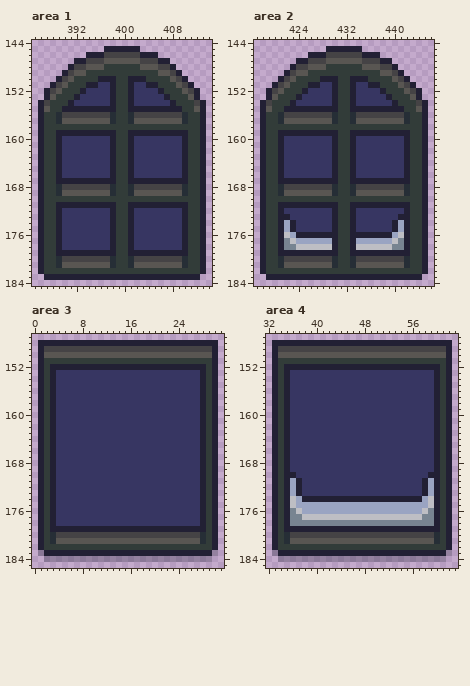
Pixel-art file: objects/uploaded/decorations/wall/window/ShippableWindows.ase. The first picture shows the starting point.
512x256 pixels, 1 frame. Pixels under 10% opacity are left out. Colours within 5 levels of each other are drawn and written as one. Shown: area 1: x 385..414, y 144..184; area 2: x 417..446, y 144..184; area 3: x 0..31, y 147..185; area 4: x 32..63, y 147..185. The commit also changed other parts of the picture, which this record leaves out.
After:
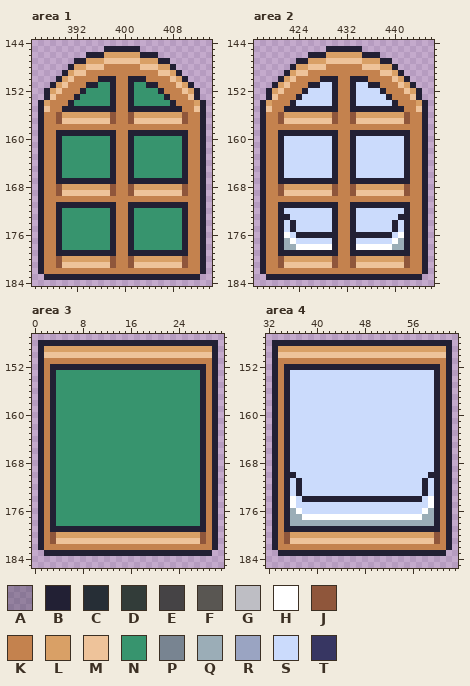
Palette (. is transparent): A #2220344b  B #222034  C #262e36  D #323c39  E #454345  F #595652  G #bebec4  H #ffffff  J #8f563b  K #c4824e  L #d9a066  M #eec39a  N #37946e  P #788491  Q #9badb7  R #9aa4c2  S #cbdbfc  T #373662
The edit:
layer "BaseLayer" now hidden
layer "BaseLayerGround" added
layer "TrimColor" now hidden
Changed rows in their new state; - is an unchanged pixel.
Area 1:
first column x 387:
146 ----------LLLLLL----------
147 -------LLLMMMMMMLLL-------
148 -----LLMMMKKKKKKMMMLL-----
149 ----LMMKKKKKKKKKKKKMML----
150 ---LMKKKK---KK---KKKKML---
151 --LMKKK--NN-KK-NN--KKKML--
152 -LMKKK-NNNN-KK-NNNN-KKKML-
153 -MKKK-NNNNN-KK-NNNNN-KKKM-
154 LKKK-NNNNNN-KK-NNNNNN-KKKL
155 MKK---------KK---------KKM
156 KKJLLLLLLLLJKKJLLLLLLLLJKK
157 KKJMMMMMMMMJKKJMMMMMMMMJKK
158 KKKKKKKKKKKKKKKKKKKKKKKKKK
159 KK----------KK----------KK
160 KK-NNNNNNNN-KK-NNNNNNNN-KK
161 KK-NNNNNNNN-KK-NNNNNNNN-KK
162 KK-NNNNNNNN-KK-NNNNNNNN-KK
163 KK-NNNNNNNN-KK-NNNNNNNN-KK
164 KK-NNNNNNNN-KK-NNNNNNNN-KK
165 KK-NNNNNNNN-KK-NNNNNNNN-KK
166 KK-NNNNNNNN-KK-NNNNNNNN-KK
167 KK----------KK----------KK
168 KKJLLLLLLLLJKKJLLLLLLLLJKK
169 KKJMMMMMMMMJKKJMMMMMMMMJKK
170 KKKKKKKKKKKKKKKKKKKKKKKKKK
171 KK----------KK----------KK
172 KK-NNNNNNNN-KK-NNNNNNNN-KK
173 KK-NNNNNNNN-KK-NNNNNNNN-KK
174 KK-NNNNNNNN-KK-NNNNNNNN-KK
175 KK-NNNNNNNN-KK-NNNNNNNN-KK
176 KK-NNNNNNNN-KK-NNNNNNNN-KK
177 KK-NNNNNNNN-KK-NNNNNNNN-KK
178 KK-NNNNNNNN-KK-NNNNNNNN-KK
179 KK----------KK----------KK
180 KKJLLLLLLLLJKKJLLLLLLLLJKK
181 KKJMMMMMMMMJKKJMMMMMMMMJKK
182 KKKKKKKKKKKKKKKKKKKKKKKKKK
Area 2:
first column x 419:
146 ----------LLLLLL----------
147 -------LLLMMMMMMLLL-------
148 -----LLMMMKKKKKKMMMLL-----
149 ----LMMKKKKKKKKKKKKMML----
150 ---LMKKKK---KK---KKKKML---
151 --LMKKK--SS-KK-SS--KKKML--
152 -LMKKK-SSSS-KK-SSSS-KKKML-
153 -MKKK-SSSSS-KK-SSSSS-KKKM-
154 LKKK-SSSSSS-KK-SSSSSS-KKKL
155 MKK---------KK---------KKM
156 KKJLLLLLLLLJKKJLLLLLLLLJKK
157 KKJMMMMMMMMJKKJMMMMMMMMJKK
158 KKKKKKKKKKKKKKKKKKKKKKKKKK
159 KK----------KK----------KK
160 KK-SSSSSSSS-KK-SSSSSSSS-KK
161 KK-SSSSSSSS-KK-SSSSSSSS-KK
162 KK-SSSSSSSS-KK-SSSSSSSS-KK
163 KK-SSSSSSSS-KK-SSSSSSSS-KK
164 KK-SSSSSSSS-KK-SSSSSSSS-KK
165 KK-SSSSSSSS-KK-SSSSSSSS-KK
166 KK-SSSSSSSS-KK-SSSSSSSS-KK
167 KK----------KK----------KK
168 KKJLLLLLLLLJKKJLLLLLLLLJKK
169 KKJMMMMMMMMJKKJMMMMMMMMJKK
170 KKKKKKKKKKKKKKKKKKKKKKKKKK
171 KK----------KK----------KK
172 KK-SSSSSSSS-KK-SSSSSSSS-KK
173 KK--SSSSSSS-KK-SSSSSSS--KK
174 KK-S-SSSSSS-KK-SSSSSS-S-KK
175 KK-S-SSSSSS-KK-SSSSSS-S-KK
176 KK-HS-------KK-------SH-KK
177 KK-QHSSSSSS-KK-SSSSSSHQ-KK
178 KK-QQHHHHHH-KK-HHHHHHQQ-KK
179 KK----------KK----------KK
180 KKJLLLLLLLLJKKJLLLLLLLLJKK
181 KKJMMMMMMMMJKKJMMMMMMMMJKK
182 KKKKKKKKKKKKKKKKKKKKKKKKKK
Area 3:
first column x 1:
149 -LLLLLLLLLLLLLLLLLLLLLLLLLLLL-
150 -MMMMMMMMMMMMMMMMMMMMMMMMMMMM-
151 -KKKKKKKKKKKKKKKKKKKKKKKKKKKK-
152 -K--------------------------K-
153 -K-NNNNNNNNNNNNNNNNNNNNNNNN-K-
154 -K-NNNNNNNNNNNNNNNNNNNNNNNN-K-
155 -K-NNNNNNNNNNNNNNNNNNNNNNNN-K-
156 -K-NNNNNNNNNNNNNNNNNNNNNNNN-K-
157 -K-NNNNNNNNNNNNNNNNNNNNNNNN-K-
158 -K-NNNNNNNNNNNNNNNNNNNNNNNN-K-
159 -K-NNNNNNNNNNNNNNNNNNNNNNNN-K-
160 -K-NNNNNNNNNNNNNNNNNNNNNNNN-K-
161 -K-NNNNNNNNNNNNNNNNNNNNNNNN-K-
162 -K-NNNNNNNNNNNNNNNNNNNNNNNN-K-
163 -K-NNNNNNNNNNNNNNNNNNNNNNNN-K-
164 -K-NNNNNNNNNNNNNNNNNNNNNNNN-K-
165 -K-NNNNNNNNNNNNNNNNNNNNNNNN-K-
166 -K-NNNNNNNNNNNNNNNNNNNNNNNN-K-
167 -K-NNNNNNNNNNNNNNNNNNNNNNNN-K-
168 -K-NNNNNNNNNNNNNNNNNNNNNNNN-K-
169 -K-NNNNNNNNNNNNNNNNNNNNNNNN-K-
170 -K-NNNNNNNNNNNNNNNNNNNNNNNN-K-
171 -K-NNNNNNNNNNNNNNNNNNNNNNNN-K-
172 -K-NNNNNNNNNNNNNNNNNNNNNNNN-K-
173 -K-NNNNNNNNNNNNNNNNNNNNNNNN-K-
174 -K-NNNNNNNNNNNNNNNNNNNNNNNN-K-
175 -K-NNNNNNNNNNNNNNNNNNNNNNNN-K-
176 -K-NNNNNNNNNNNNNNNNNNNNNNNN-K-
177 -K-NNNNNNNNNNNNNNNNNNNNNNNN-K-
178 -K-NNNNNNNNNNNNNNNNNNNNNNNN-K-
179 -K--------------------------K-
180 -KJLLLLLLLLLLLLLLLLLLLLLLLLJK-
181 -KJMMMMMMMMMMMMMMMMMMMMMMMMJK-
182 -KKKKKKKKKKKKKKKKKKKKKKKKKKKK-
183 .----------------------------.
184 -............................-
Area 4:
first column x 33:
149 -LLLLLLLLLLLLLLLLLLLLLLLLLLLL-
150 -MMMMMMMMMMMMMMMMMMMMMMMMMMMM-
151 -KKKKKKKKKKKKKKKKKKKKKKKKKKKK-
152 -K--------------------------K-
153 -K-SSSSSSSSSSSSSSSSSSSSSSSS-K-
154 -K-SSSSSSSSSSSSSSSSSSSSSSSS-K-
155 -K-SSSSSSSSSSSSSSSSSSSSSSSS-K-
156 -K-SSSSSSSSSSSSSSSSSSSSSSSS-K-
157 -K-SSSSSSSSSSSSSSSSSSSSSSSS-K-
158 -K-SSSSSSSSSSSSSSSSSSSSSSSS-K-
159 -K-SSSSSSSSSSSSSSSSSSSSSSSS-K-
160 -K-SSSSSSSSSSSSSSSSSSSSSSSS-K-
161 -K-SSSSSSSSSSSSSSSSSSSSSSSS-K-
162 -K-SSSSSSSSSSSSSSSSSSSSSSSS-K-
163 -K-SSSSSSSSSSSSSSSSSSSSSSSS-K-
164 -K-SSSSSSSSSSSSSSSSSSSSSSSS-K-
165 -K-SSSSSSSSSSSSSSSSSSSSSSSS-K-
166 -K-SSSSSSSSSSSSSSSSSSSSSSSS-K-
167 -K-SSSSSSSSSSSSSSSSSSSSSSSS-K-
168 -K-SSSSSSSSSSSSSSSSSSSSSSSS-K-
169 -K-SSSSSSSSSSSSSSSSSSSSSSSS-K-
170 -K--SSSSSSSSSSSSSSSSSSSSSS--K-
171 -K-S-SSSSSSSSSSSSSSSSSSSS-S-K-
172 -K-S-SSSSSSSSSSSSSSSSSSSS-S-K-
173 -K-S-SSSSSSSSSSSSSSSSSSSS-S-K-
174 -K-HS--------------------SH-K-
175 -K-HSSSSSSSSSSSSSSSSSSSSSSH-K-
176 -K-QHSSSSSSSSSSSSSSSSSSSSHQ-K-
177 -K-QQHHHHHHHHHHHHHHHHHHHHQQ-K-
178 -K-QQQQQQQQQQQQQQQQQQQQQQQQ-K-
179 -K--------------------------K-
180 -KJLLLLLLLLLLLLLLLLLLLLLLLLJK-
181 -KJMMMMMMMMMMMMMMMMMMMMMMMMJK-
182 -KKKKKKKKKKKKKKKKKKKKKKKKKKKK-
183 .----------------------------.
184 -............................-
Pixel boxes of the changes (left, top, right, bottom) in both pictures:
changed: (44, 52, 200, 274)
changed: (266, 52, 422, 274)
changed: (38, 346, 218, 562)
changed: (272, 346, 452, 562)
